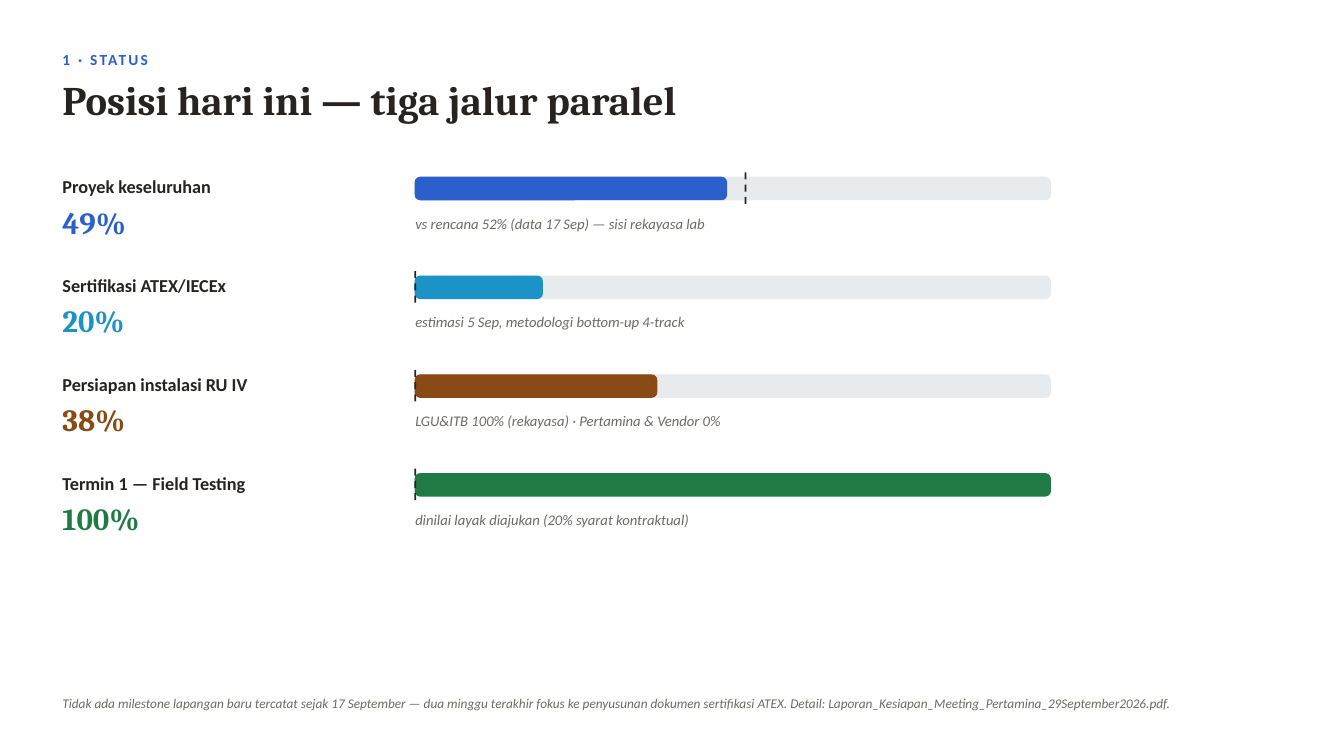
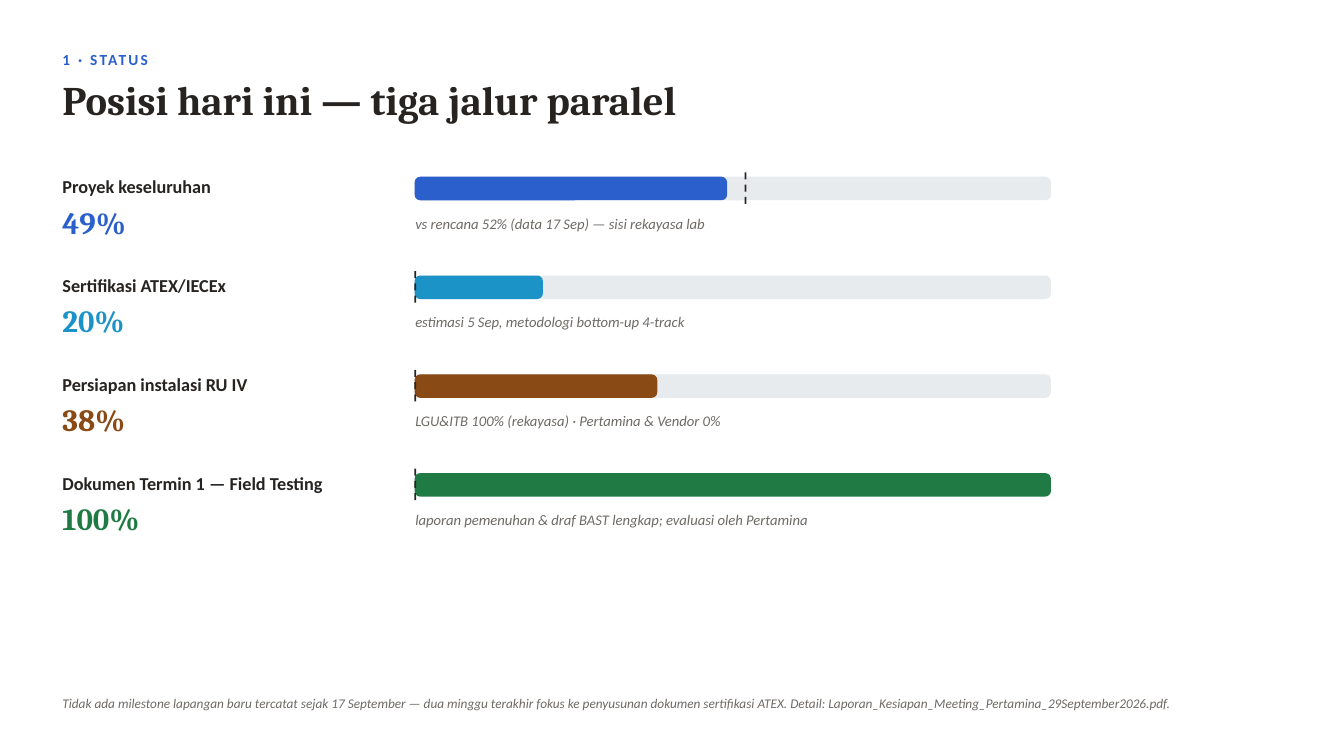
Before and after one commit to RavellerH/GLD-V2-Report-2026, a slide deck: slide 3 of Deliverables/Presentasi_Rapat_Koordinasi_Instalasi_29September2026.pptx. Drawn at 1344x756 pixels with LibreOffice and Linux fonts; fonts in the diff are those of the drawing. Boxes give left, top, right and bottom in pixels: in the first picture for what was removed or moved away, otherwise in the second. Text is boxed around its words. In the diff, an @@ line names an element or a change of style, - is before the commit and + after.

```diff
--- a/Deliverables/Presentasi_Rapat_Koordinasi_Instalasi_29September2026.pptx
+++ b/Deliverables/Presentasi_Rapat_Koordinasi_Instalasi_29September2026.pptx
@@ text at (62,477,323,493): text changed @@
-Termin 1 — Field Testing
+Dokumen Termin 1 — Field Testing
@@ text at (415,515,807,528): text changed @@
-dinilai layak diajukan (20% syarat kontraktual)
+laporan pemenuhan & draf BAST lengkap; evaluasi oleh Pertamina
```
Also in this commit, not shown: 10 other files.
